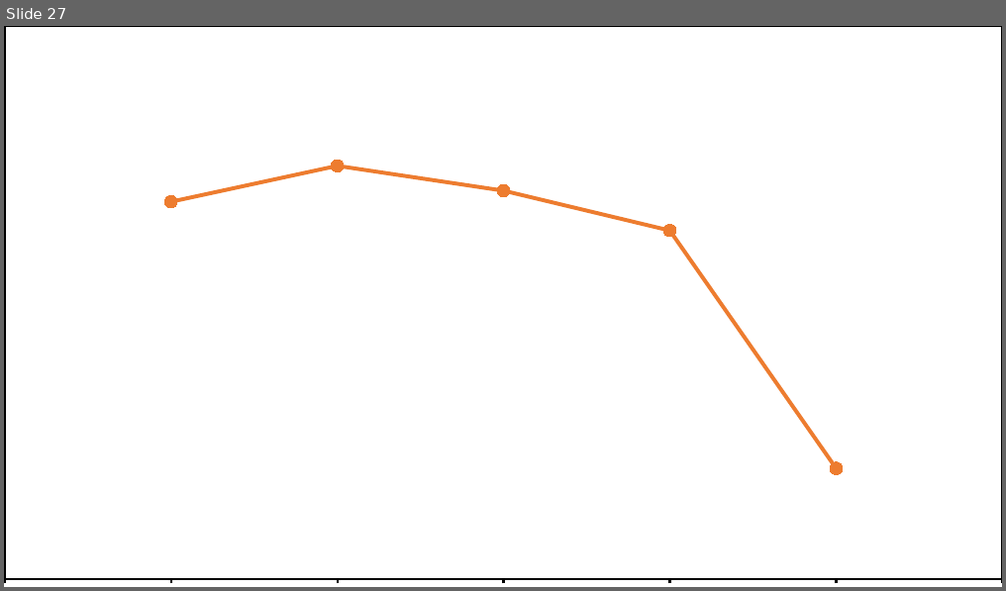
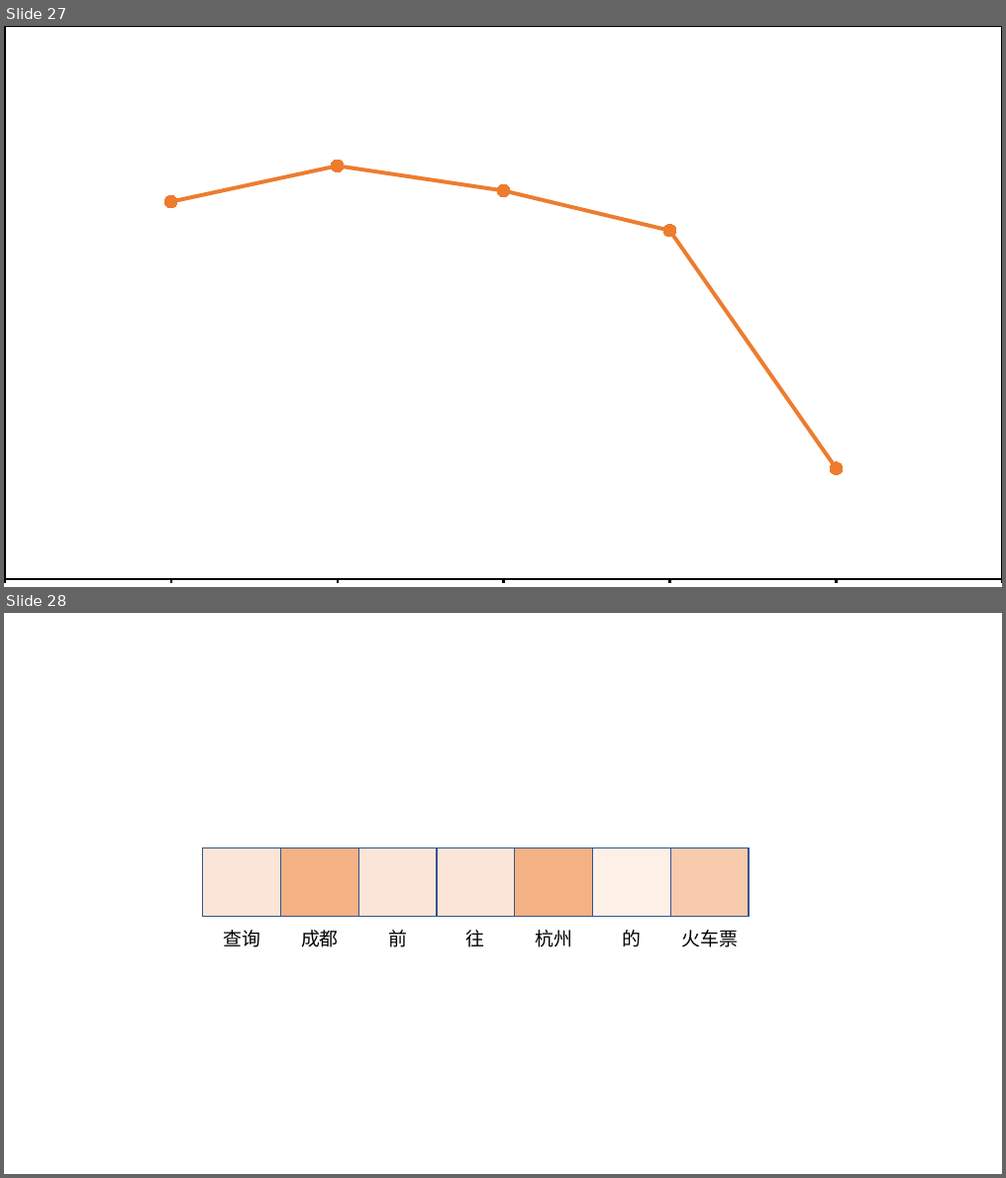
Before and after one commit to weixiao2333/zjuthesis-mphil, a slide deck: 论文图.pptx. Shown one above the other, each under a label of ours: slide 27 before the commit, slides 27 and 28 after it. The pictures are 1006x591 and 1006x1178 pixels, drawn with LibreOffice and Linux fonts; fonts in the diff are those of the drawing. Boxes give left, top, right and bottom in pixels: in the first picture for what was removed or moved away, otherwise in the second. Text is boxed around its words. In the diff, an @@ line names an element or a change of style, - is before the commit and + after.

```diff
--- a/论文图.pptx
+++ b/论文图.pptx
@@ slide 28 added at [4, 613, 1002, 1174], background #FFFFFF @@
@@ rectangle added at [203, 849, 281, 917], fill #FBE5D6, outline #325491 1 pt @@
@@ rectangle added at [281, 849, 358, 917], fill #F4B183, outline #325491 1 pt @@
@@ rectangle added at [358, 849, 437, 917], fill #FBE5D6, outline #325491 1 pt @@
@@ rectangle added at [437, 849, 515, 917], fill #FBE5D6, outline #325491 1 pt @@
@@ rectangle added at [515, 849, 592, 917], fill #F4B183, outline #325491 1 pt @@
@@ rectangle added at [592, 849, 670, 917], fill #FDF0E7, outline #325491 1 pt @@
@@ rectangle added at [671, 849, 748, 917], fill #F8CBAD, outline #325491 1 pt @@
@@ text added at [223, 930, 260, 948], 18 pt, text #000000 @@
+查询
@@ text added at [301, 930, 339, 948], 18 pt, text #000000 @@
+成都
@@ text added at [388, 930, 407, 948], 18 pt, text #000000 @@
+前
@@ text added at [466, 930, 485, 948], 18 pt, text #000000 @@
+往
@@ text added at [535, 930, 572, 948], 18 pt, text #000000 @@
+杭州
@@ text added at [622, 930, 641, 948], 18 pt, text #000000 @@
+的
@@ text added at [681, 930, 738, 948], 18 pt, text #000000 @@
+火车票
```
Also in this commit, not shown: 1 other slide added, 1 slide removed, 7 other files.
